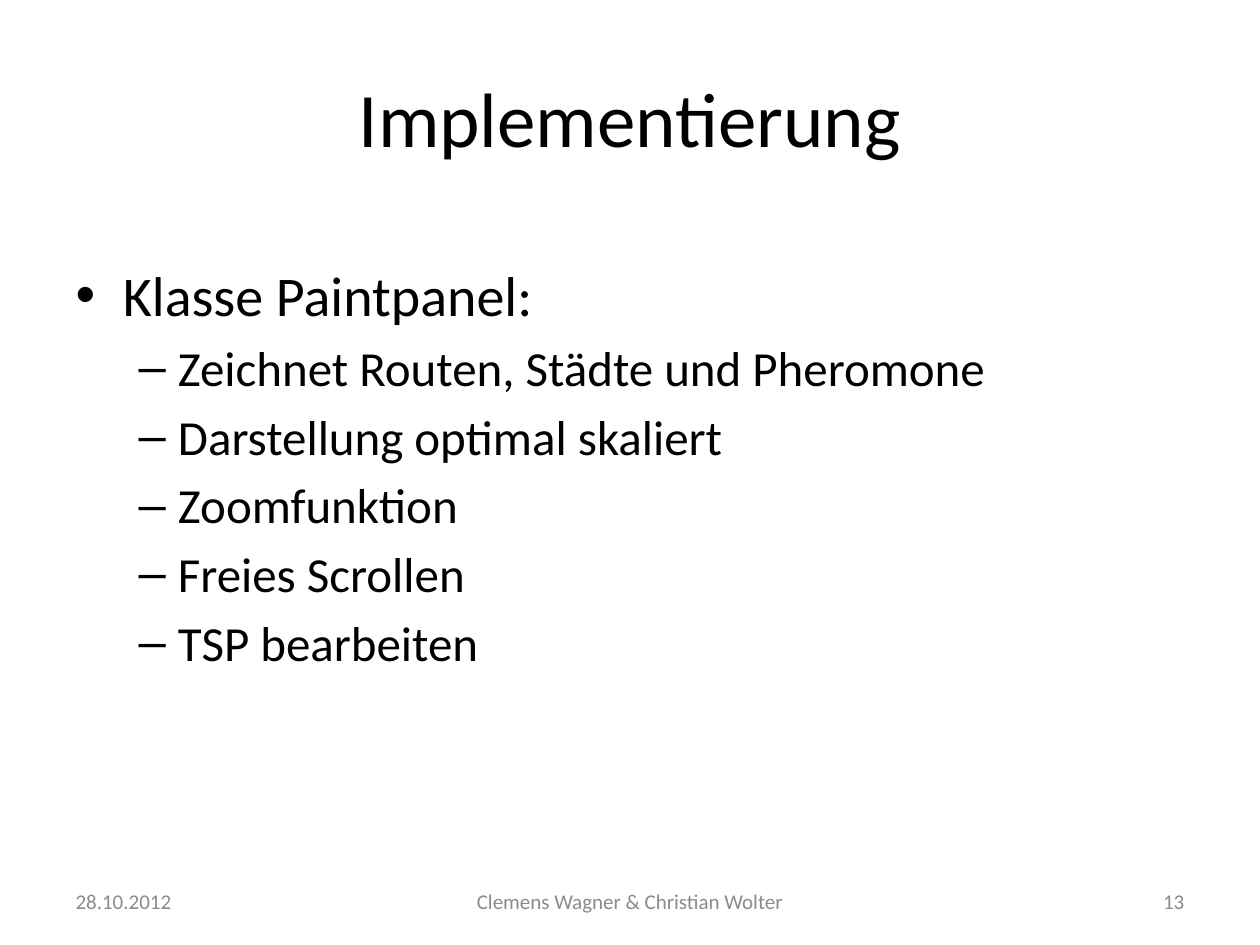
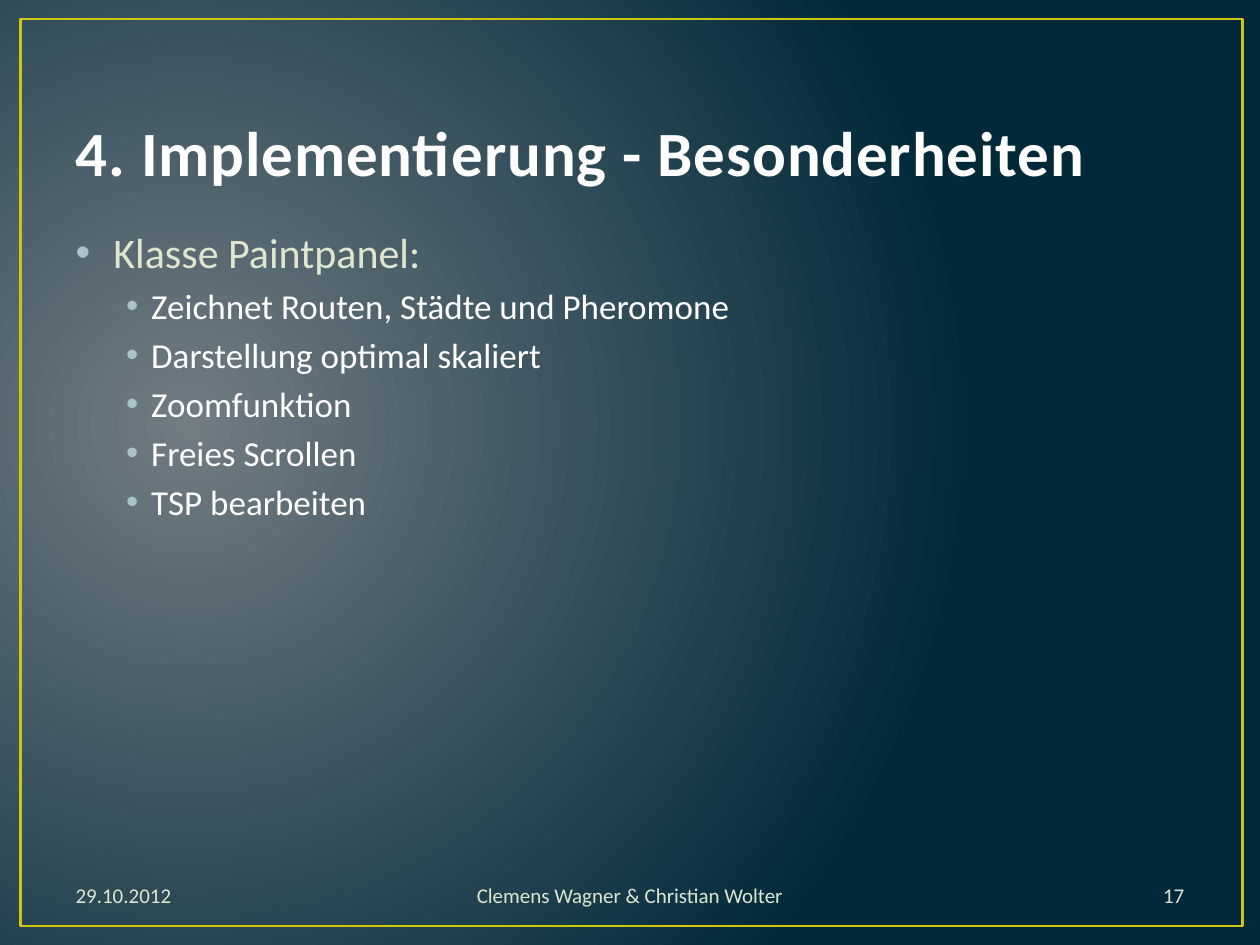
Before and after one commit to dev693/ants, a slide deck: slide 17 of Ants/src/doku/präsentation.pptx (slide 13 before the commit). Drawn at 1260x945 pixels with LibreOffice and Linux fonts; fonts in the diff are those of the drawing. Boxes give left, top, right and bottom in pixels: in the first picture for what was removed or moved away, otherwise in the second. Text is boxed around its words. In the diff, an @@ line names an element or a change of style, - is before the commit and + after.

Commit message:
Präsentation Style anpassungen. Abschnittsüberschriften geändert. Farben geändert

```diff
--- a/Ants/src/doku/präsentation.pptx
+++ b/Ants/src/doku/präsentation.pptx
@@ background #FFFFFF to gradient #717C84 to #01293A @@
@@ rectangle added at (x1=20, y1=19, x2=1242, y2=926), outline #CFC60D 1.5 pt @@
@@ title "4. Implementierung - Besonderheiten" at (x1=76, y1=132, x2=1084, y2=187): vertical alignment middle to bottom @@
@@ title at (x1=76, y1=132, x2=1084, y2=187): text changed; size 44 to 36 pt; text colour #000000 to #FEFEFE; bold on @@
-Implementierung
+4. Implementierung - Besonderheiten
@@ text "Klasse Paintpanel:" at (x1=113, y1=239, x2=729, y2=515): size 32 to 24 pt, text colour #000000 to #DFE6D0 in "Klasse Paintpanel:"; size 28 to 20 pt, text colour #000000 to #FFFFFF in "Zeichnet Routen, Städte und Pheromone", "Darstellung optimal skaliert", "Zoomfunktion", "Freies Scrollen" and 1 more places; indent changed; line spacing 1.5 to 1; less space between paragraphs; bullet – to • @@
@@ text "Clemens Wagner & Christian Wolter" at (x1=477, y1=888, x2=782, y2=907): text colour #8C8C8C to #DFE6D0 @@
@@ text at (x1=76, y1=889, x2=172, y2=903): text changed; text colour #8C8C8C to #DFE6D0 @@
-28.10.2012
+29.10.2012
@@ page number at (x1=1163, y1=889, x2=1184, y2=903): text changed; text colour #8C8C8C to #DFE6D0 @@
-13
+17
```
Also in this commit, not shown: 14 other slides changed, 6 slides added, 1 slide removed, 4 other files.
